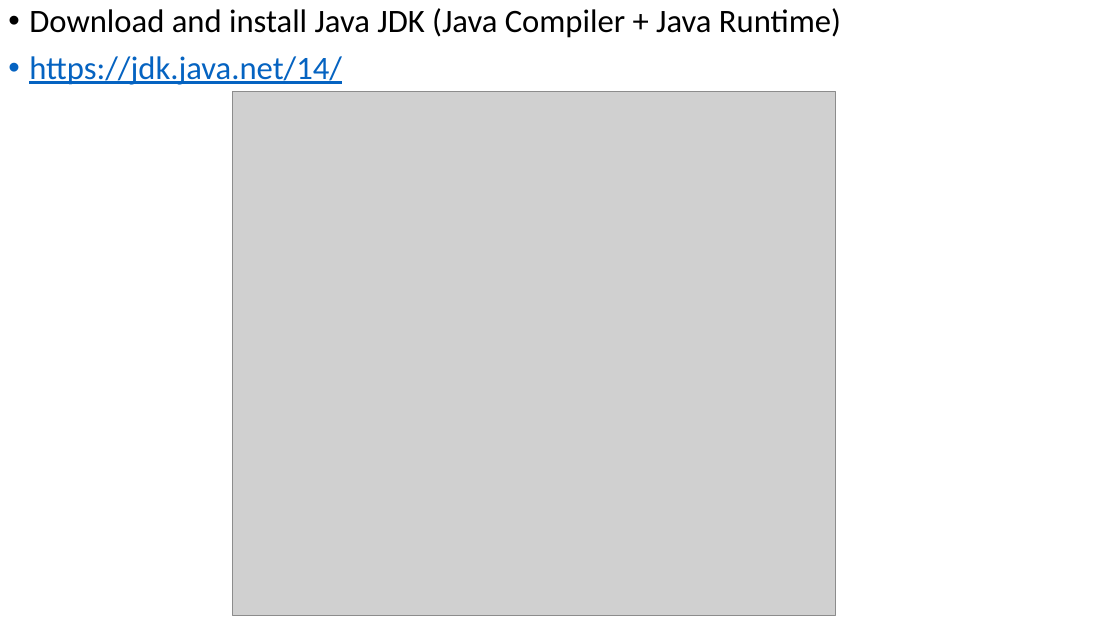
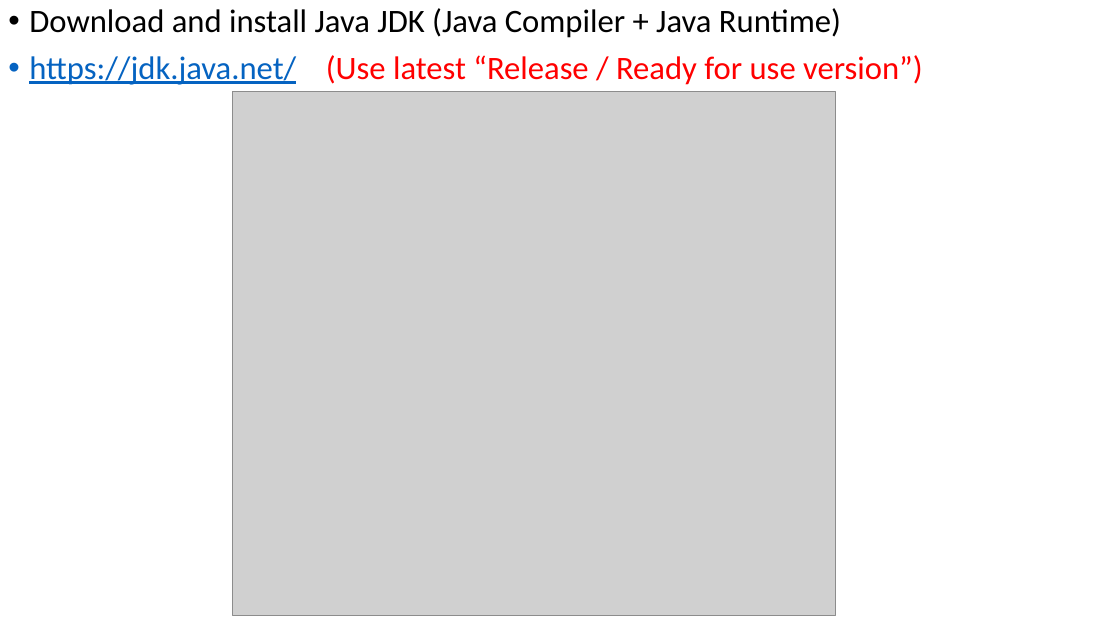
Before and after one commit to oxbot/battleship, a slide deck: slide 2 of setupVSCode_and_JDK/000-Setup VS Code and JDK.pptx. Drawn at 1120x630 pixels with LibreOffice and Linux fonts; fonts in the diff are those of the drawing; grey boxes stand for pictures. Boxes give left, top, right and bottom in pixels: in the first picture for what was removed or moved away, otherwise in the second. Text is boxed around its words. In the diff, an @@ line names an element or a change of style, - is before the commit and + after.

Commit message:
o updated slides for 2021...

```diff
--- a/setupVSCode_and_JDK/000-Setup VS Code and JDK.pptx
+++ b/setupVSCode_and_JDK/000-Setup VS Code and JDK.pptx
@@ text at (29,55,923,85): text changed; text colour #0563C1 to #FF0000 @@
-• https://jdk.java.net/14/
+• https://jdk.java.net/ (Use latest “Release / Ready for use version”)
```
Also in this commit, not shown: 4 other files.
